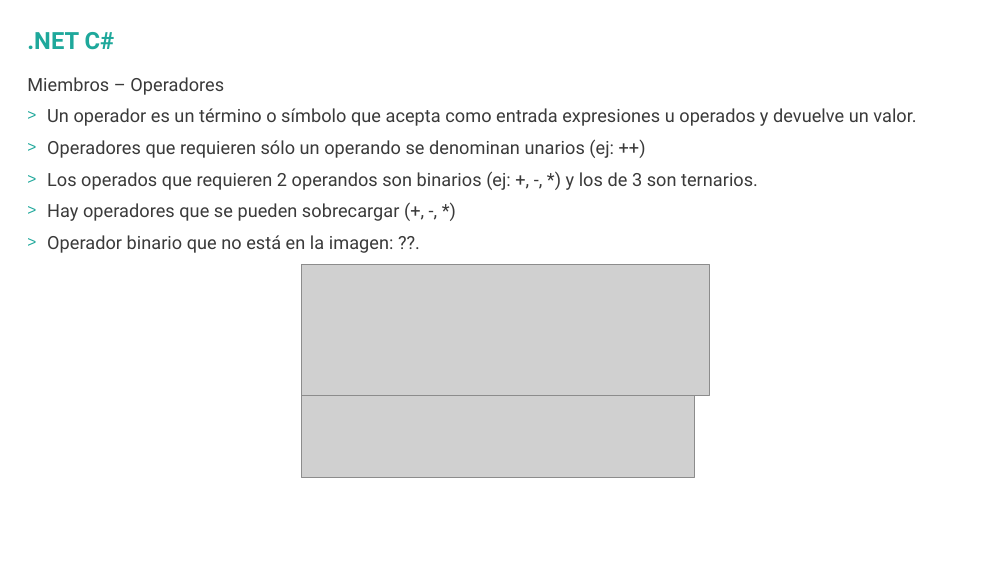
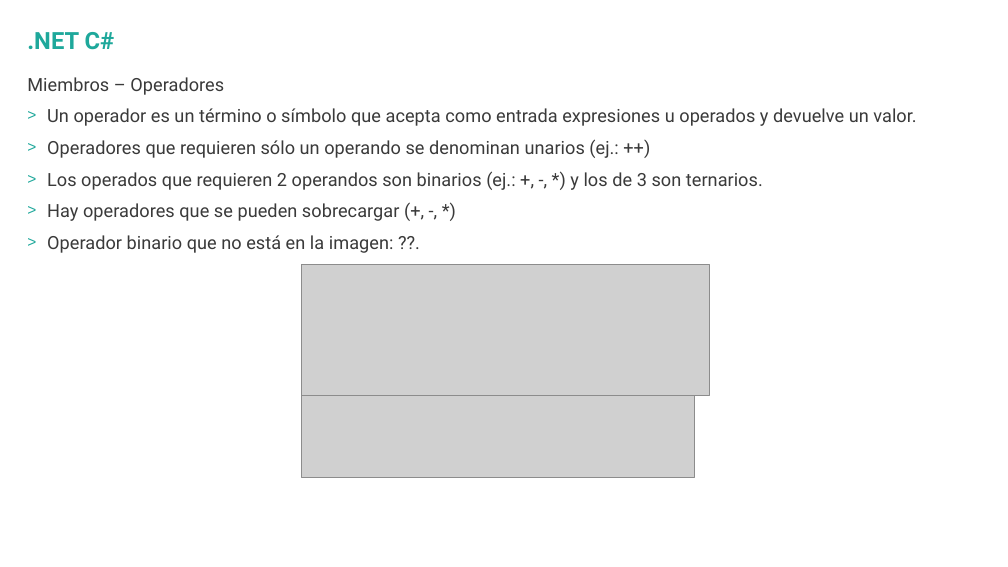
Before and after one commit to hexacta/HexactaLabs-NET, a slide deck: slide 18 of Presentaciones/Introduccion .NET.pptx. Drawn at 1008x567 pixels with LibreOffice and Linux fonts; fonts in the diff are those of the drawing; grey boxes stand for pictures; background and template pictures are left out. Boxes give left, top, right and bottom in pixels: in the first picture for what was removed or moved away, otherwise in the second. Text is boxed around its words. In the diff, an @@ line names an element or a change of style, - is before the commit and + after.

```diff
--- a/Presentaciones/Introduccion .NET.pptx
+++ b/Presentaciones/Introduccion .NET.pptx
@@ text at box(47, 139, 763, 190): text changed @@
-> Operadores que requieren sólo un operando se denominan unarios (ej: ++)
-> Los operados que requieren 2 operandos son binarios (ej: +, -, *) y los de 3 son ternarios.
+> Operadores que requieren sólo un operando se denominan unarios (ej.: ++)
+> Los operados que requieren 2 operandos son binarios (ej.: +, -, *) y los de 3 son ternarios.
```
Also in this commit, not shown: 8 other slides changed, 3 other files.
